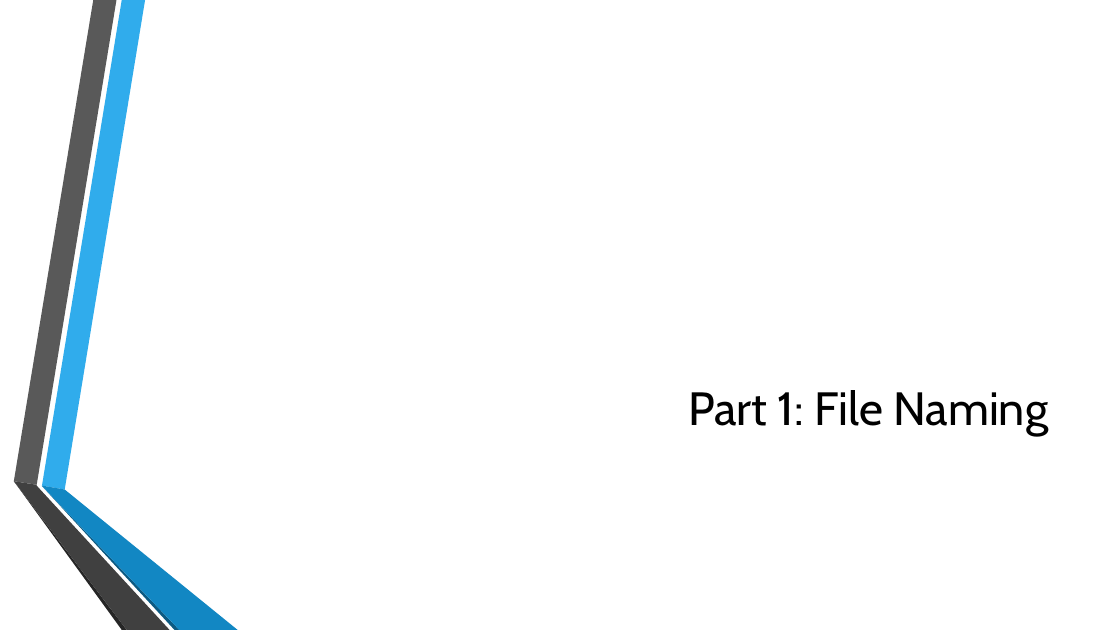
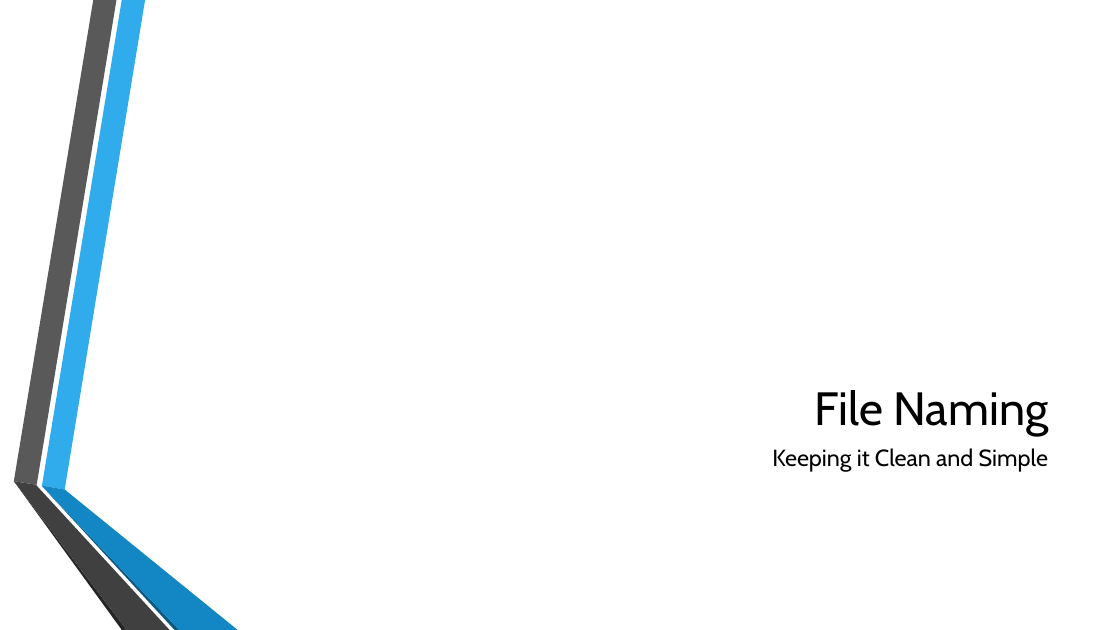
Before and after one commit to divalbanerjee/Programming, a slide deck: slide 2 of etc/organization.pptx. Drawn at 1120x630 pixels with LibreOffice and Linux fonts; fonts in the diff are those of the drawing; background and template pictures are left out. Boxes give left, top, right and bottom in pixels: in the first picture for what was removed or moved away, otherwise in the second. Text is boxed around its words. In the diff, an @@ line names an element or a change of style, - is before the commit and + after.

```diff
--- a/etc/organization.pptx
+++ b/etc/organization.pptx
@@ title at [814, 390, 1049, 436]: text changed @@
-Part 1: File Naming
+File Naming
@@ text added at [772, 448, 1048, 472], 20 pt, text #000000 @@
+Keeping it Clean and Simple
```
Also in this commit, not shown: 3 other slides changed, 19 slides added, 1 slide removed.
